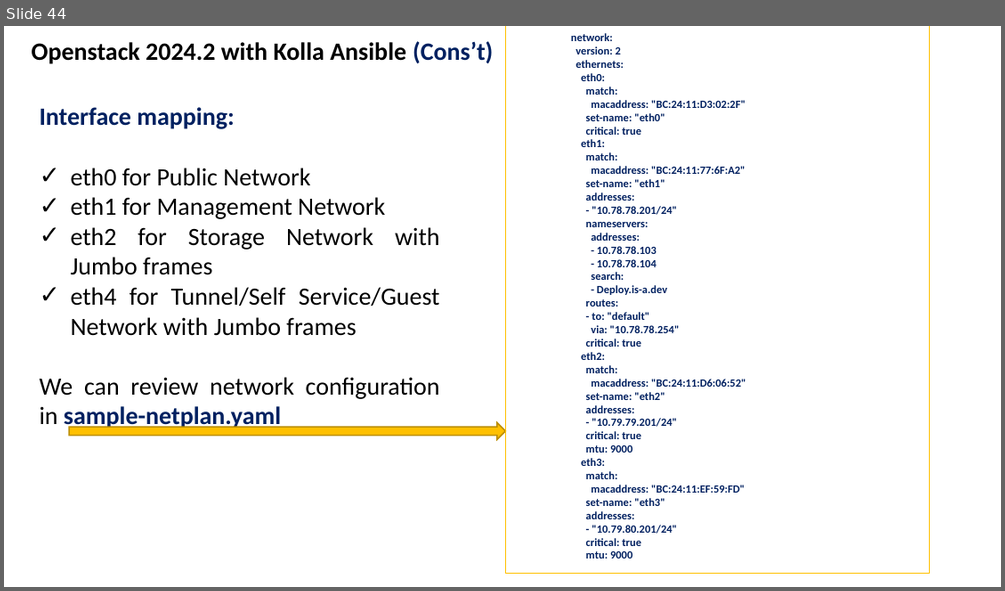
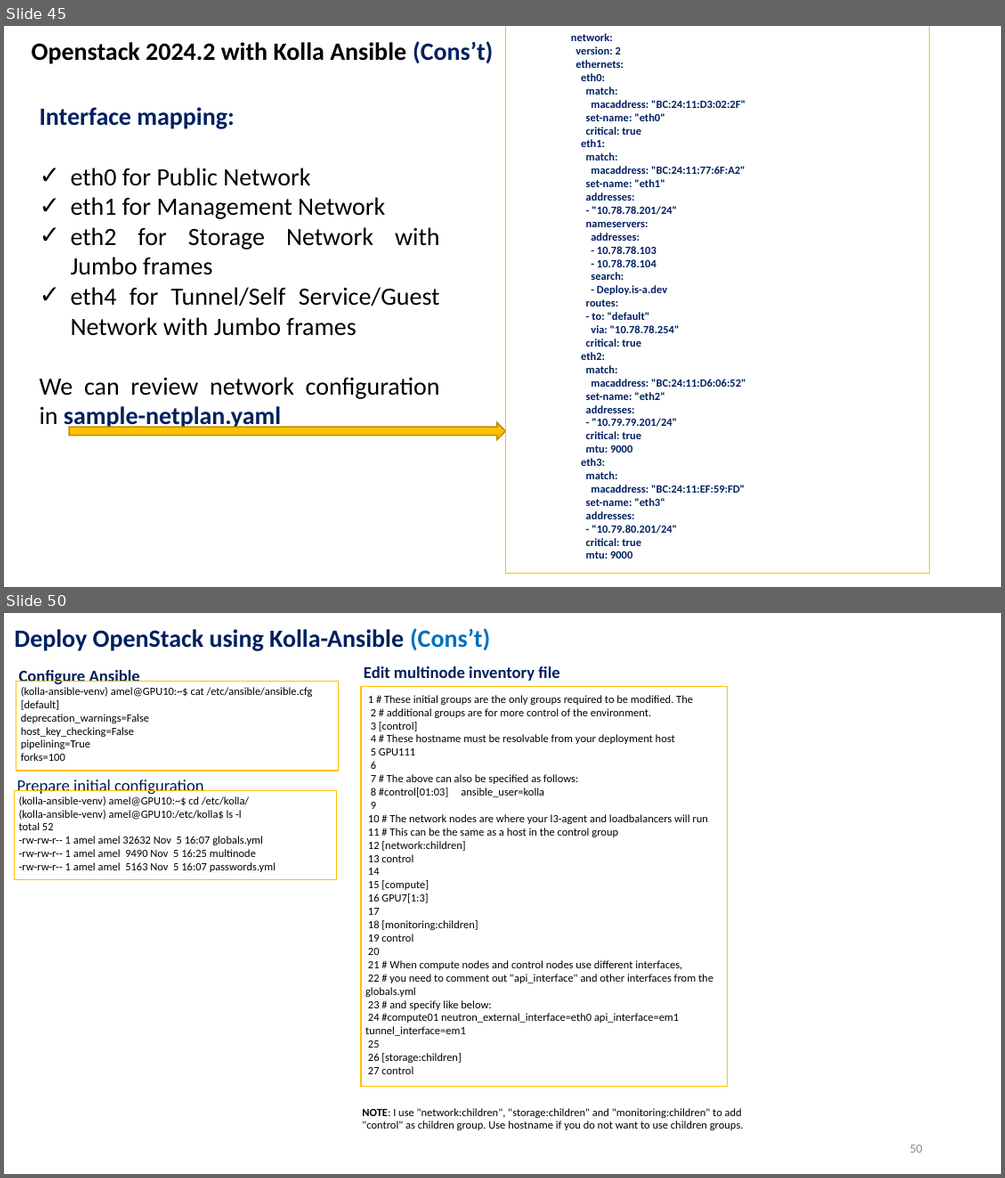
Before and after one commit to amelcharolinesgn2/ClouD-Infrastructure-SISKA-2025, a slide deck: Cource_LAB_Kolla Ansible OpenStack Installation-Ubuntu server22-04.pptx. Shown one above the other, each under a label of ours: slide 44 before the commit, slides 45 and 50 after it; the slides between them are not shown. The pictures are 1005x591 and 1005x1178 pixels, drawn with LibreOffice and Linux fonts; fonts in the diff are those of the drawing. Boxes give left, top, right and bottom in pixels: in the first picture for what was removed or moved away, otherwise in the second. Text is boxed around its words. In the diff, an @@ line names an element or a change of style, - is before the commit and + after.

```diff
--- a/Cource_LAB_Kolla Ansible OpenStack Installation-Ubuntu server22-04.pptx
+++ b/Cource_LAB_Kolla Ansible OpenStack Installation-Ubuntu server22-04.pptx
@@ slide 50 added at (4,613,1001,1174), background #FFFFFF @@
@@ text added at (15,628,490,651), 18 pt, text #002060, bold @@
+Deploy OpenStack using Kolla-Ansible (Cons’t)
@@ rectangle added at (16,681,338,771), outline #FFC000 0.75 pt @@
@@ text added at (19,670,140,684), 12 pt, text #002060, bold @@
+Configure Ansible
@@ text added at (21,687,313,761), 8 pt, text #000000 @@
+(kolla-ansible-venv) amel@GPU10:~$ cat /etc/ansible/ansible.cfg
+[default]
+deprecation_warnings=False
+host_key_checking=False
+pipelining=True
+forks=100
@@ rectangle added at (361,687,727,1086), outline #FFC000 0.75 pt @@
@@ text added at (364,666,559,681), 12 pt, text #002060, bold @@
+Edit multinode inventory file
@@ text added at (365,695,713,1074), 8 pt, text #000000 @@
+1 # These initial groups are the only groups required to be modified. The
+2 # additional groups are for more control of the environment.
+3 [control]
+4 # These hostname must be resolvable from your deployment host
+5 GPU111
+6
+7 # The above can also be specified as follows:
+8 #control[01:03] ansible_user=kolla
+9
+10 # The network nodes are where your l3-agent and loadbalancers will run
+11 # This can be the same as a host in the control group
+12 [network:children]
+13 control
+14
+15 [compute]
+16 GPU7[1:3]
+17
+18 [monitoring:children]
+19 control
+20
+21 # When compute nodes and control nodes use different interfaces,
+22 # you need to comment out "api_interface" and other interfaces from the globals.yml
+23 # and specify like below:
+24 #compute01 neutron_external_interface=eth0 api_interface=em1 tunnel_interface=em1
+25
+26 [storage:children]
+27 control
@@ rectangle added at (14,790,336,880), outline #FFC000 0.75 pt @@
@@ text added at (17,779,204,795), 12 pt, text #002060 @@
+Prepare initial configuration
@@ text added at (19,796,275,872), 8 pt, text #000000 @@
+(kolla-ansible-venv) amel@GPU10:~$ cd /etc/kolla/
+(kolla-ansible-venv) amel@GPU10:/etc/kolla$ ls -l
+total 52
+-rw-rw-r-- 1 amel amel 32632 Nov 5 16:07 globals.yml
+-rw-rw-r-- 1 amel amel 9490 Nov 5 16:25 multinode
+-rw-rw-r-- 1 amel amel 5163 Nov 5 16:07 passwords.yml
@@ text added at (362,1108,744,1130), 8 pt, text #000000 @@
+NOTE: I use "network:children", "storage:children" and "monitoring:children" to add "control" as children group. Use hostname if you do not want to use children groups.
@@ page number added at (910,1144,922,1152), 9 pt, text #8C8C8C @@
+50
@@ what was slide 44 is now slide 45 @@
```
Also in this commit, not shown: 3 slides changed, 25 other slides added, 1 other file.
